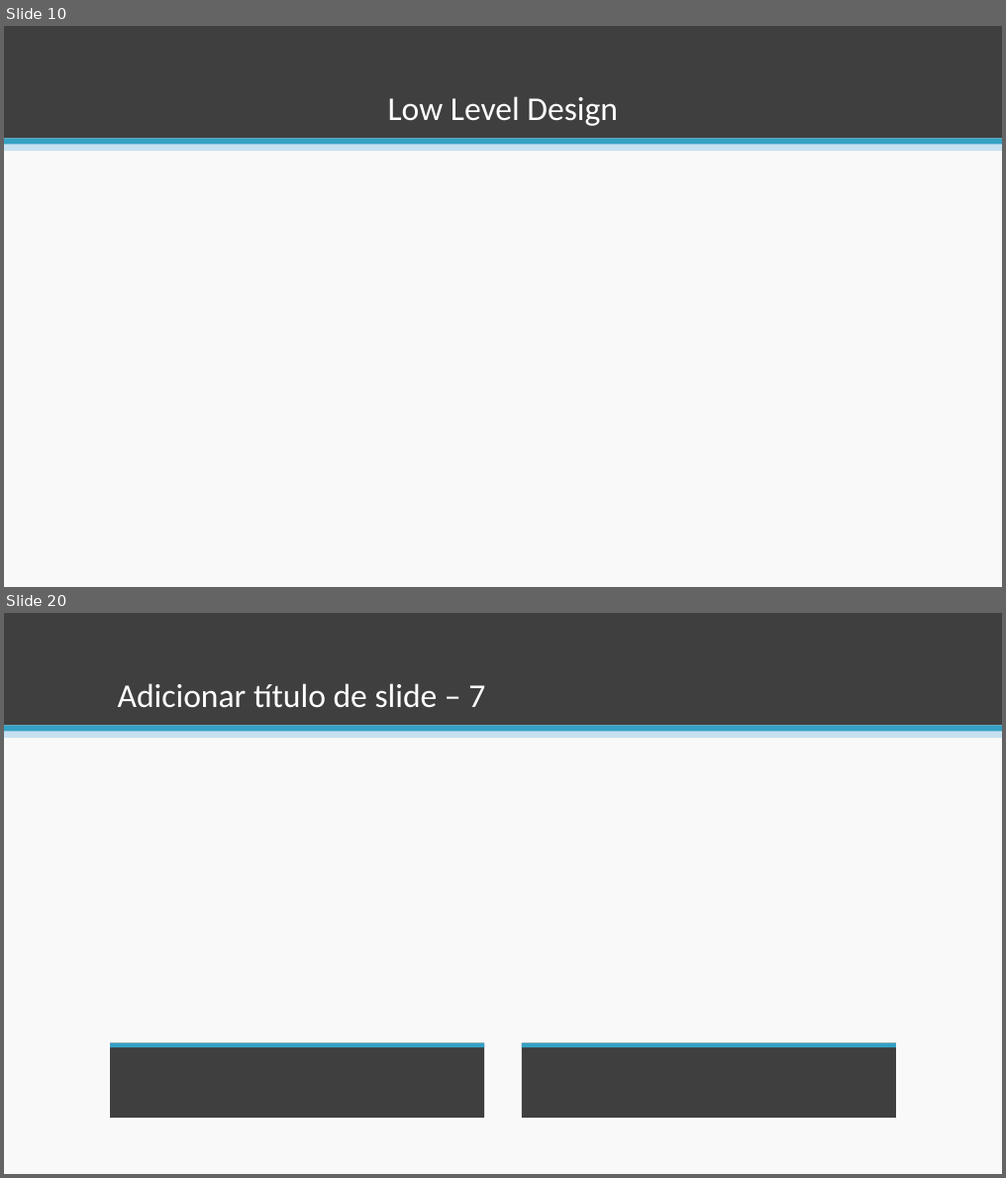
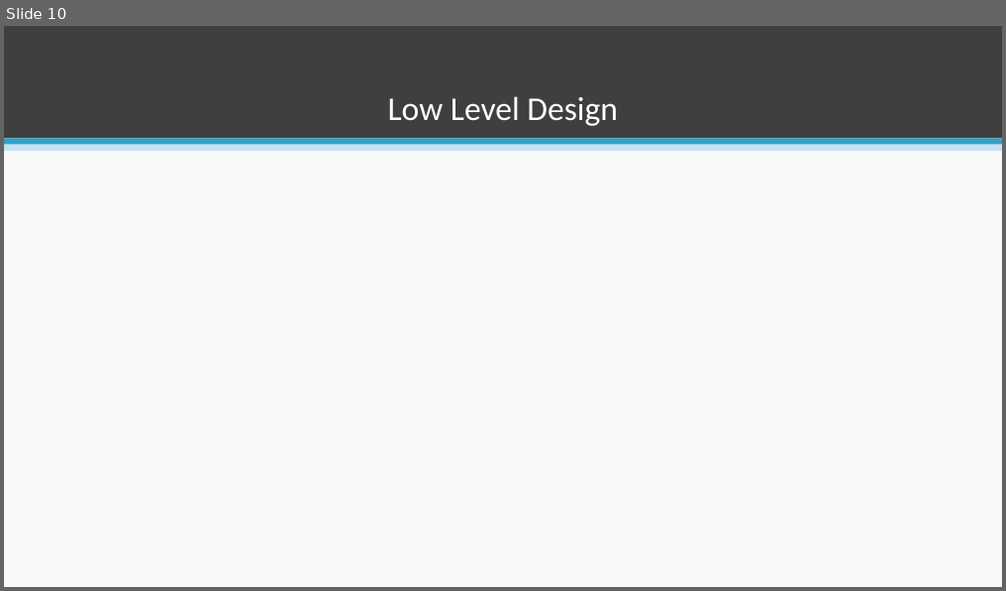
Before and after one commit to esteves-esta/TechHumi, a slide deck: documentacao/PowerPoint.pptx. Shown one above the other, each under a label of ours: slides 10 and 20 before the commit, slide 10 after it; the slides between them are not shown. The pictures are 1006x1178 and 1006x591 pixels, drawn with LibreOffice and Linux fonts; fonts in the diff are those of the drawing. Boxes give left, top, right and bottom in pixels: in the first picture for what was removed or moved away, otherwise in the second. Text is boxed around its words. In the diff, an @@ line names an element or a change of style, - is before the commit and + after.

```diff
--- a/documentacao/PowerPoint.pptx
+++ b/documentacao/PowerPoint.pptx
@@ slide 20 removed at bbox=[4, 613, 1002, 1174], background #F9F9F9; not listed: 3 template elements that a slide beside it also shows @@
@@ title removed at bbox=[118, 683, 485, 708] @@
-Adicionar título de slide – 7
@@ rectangle removed at bbox=[110, 1044, 484, 1118] @@
@@ rectangle removed at bbox=[110, 1044, 484, 1048] @@
@@ rectangle removed at bbox=[522, 1044, 896, 1118] @@
@@ rectangle removed at bbox=[522, 1044, 896, 1048] @@
```
Also in this commit, not shown: 3 slides added, 9 other slides removed.
